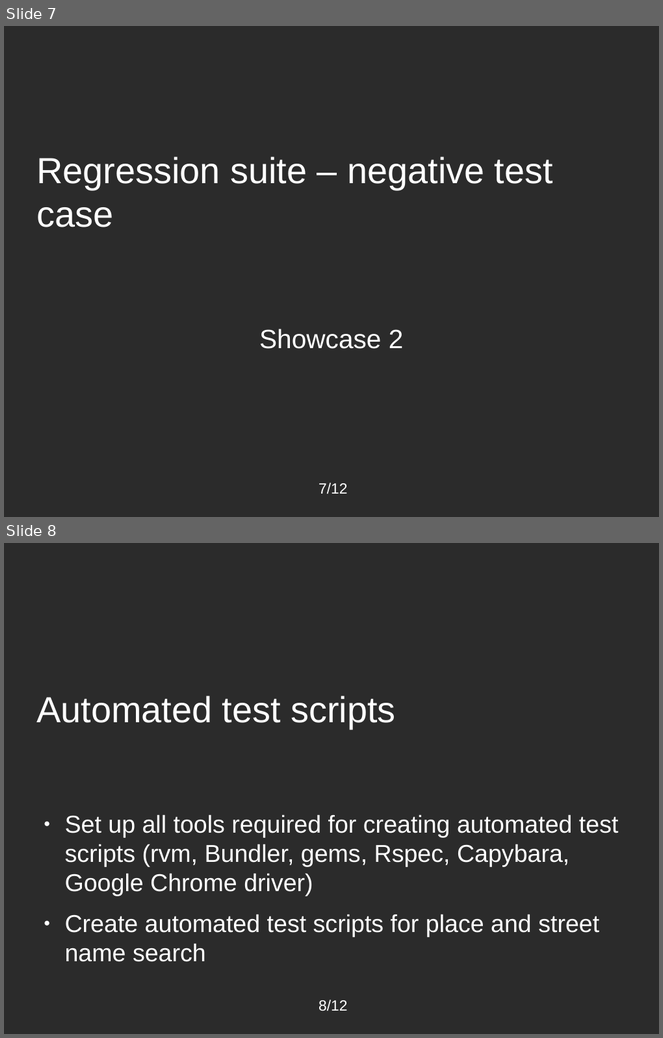
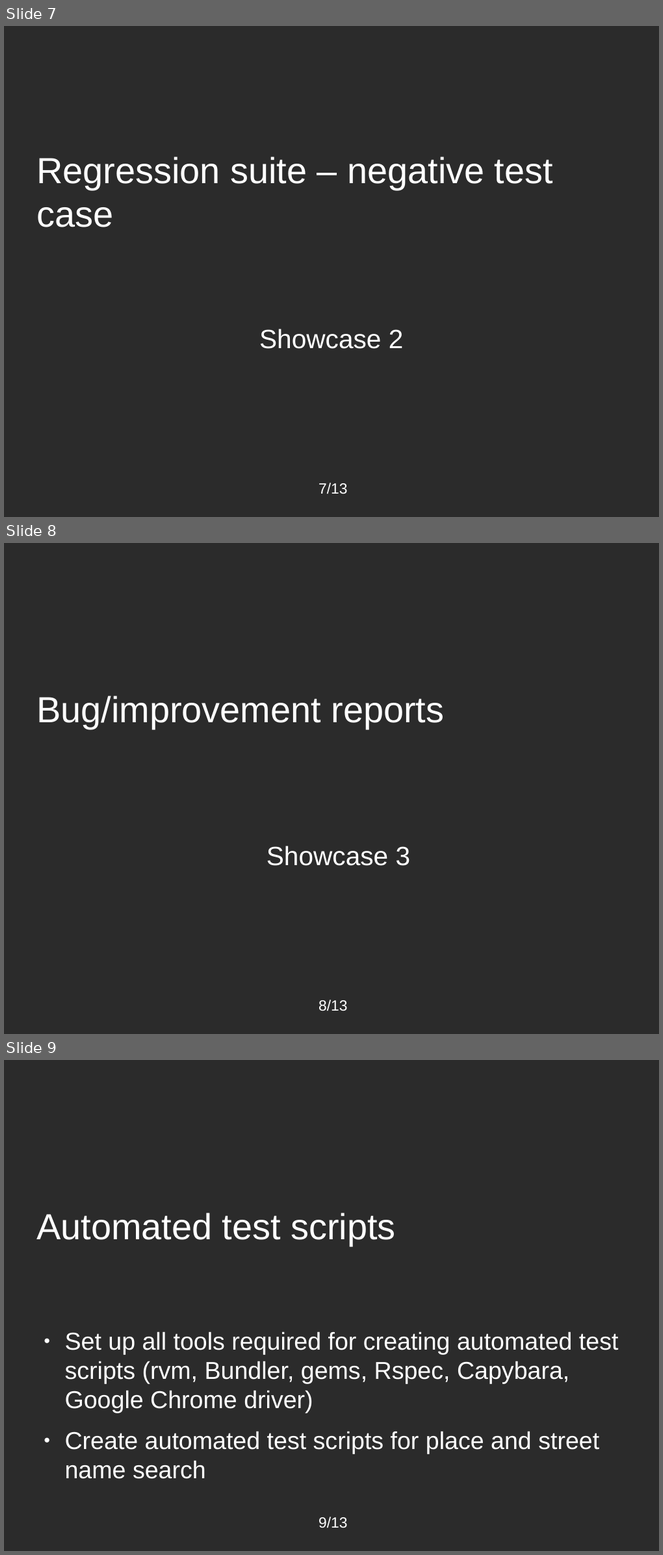
Before and after one commit to Lejla125/AtlantBHPraksa, a slide deck: demo1.odp. Shown one above the other, each under a label of ours: slides 7 and 8 before the commit, slides 7, 8 and 9 after it. The pictures are 663x1038 and 663x1555 pixels, drawn with LibreOffice and Linux fonts; fonts in the diff are those of the drawing; background and template pictures are left out; a plain dark background stands for a picture behind light text. Boxes give left, top, right and bottom in pixels: in the first picture for what was removed or moved away, otherwise in the second. Text is boxed around its words. In the diff, an @@ line names an element or a change of style, - is before the commit and + after.

```diff
--- a/demo1.odp
+++ b/demo1.odp
@@ slide 8 added at box(4, 543, 659, 1034), background picture (left out) @@
@@ title added at box(36, 696, 444, 728), 44 pt, text #FFFFFF @@
+Bug/improvement reports
@@ subtitle added at box(267, 846, 411, 866), 32 pt, text #FFFFFF @@
+Showcase 3
@@ page number added at box(319, 1000, 347, 1012), 18 pt, text #FFFFFF @@
+8/13
@@ page number at box(319, 483, 347, 495): text changed @@
-7/12
+7/13
@@ what was slide 8 is now slide 9 @@
@@ page number at box(319, 1517, 347, 1529): text changed @@
-8/12
+9/13
```
Also in this commit, not shown: 4 slides changed, 1 other file.
